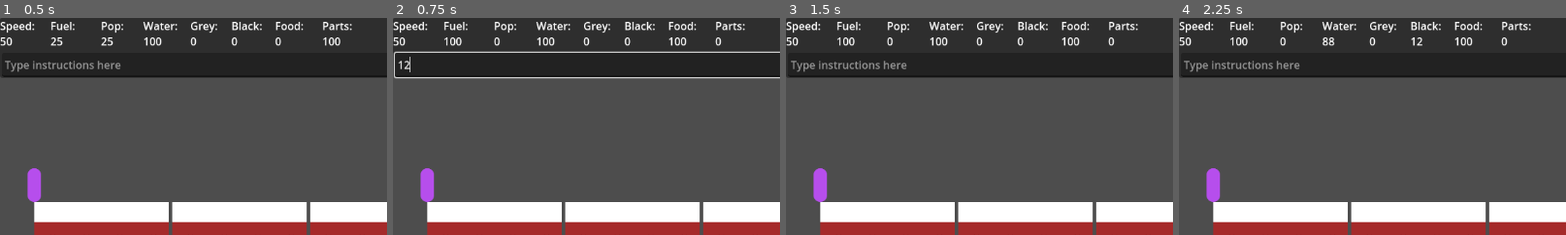
Above: before the commit, frames 1-4 (left to right).
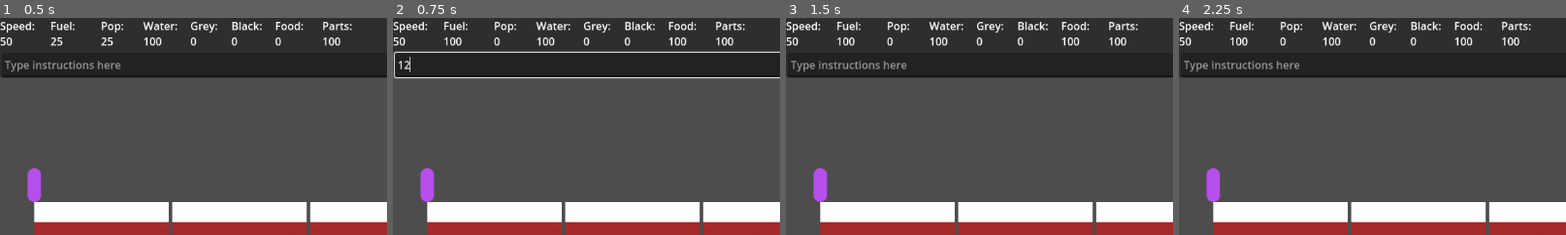
Above: after the commit, the same moments.

Repository: Sphinx111/ed_and_morgs_train_builder
Game: Godot game, scene res://Scenes/traincar.tscn
Same seed, same stepped clock (60 frames per second), same inputs: the game is played once before the commit and once after it.
Inputs (mouse positions are % of the whole screen's width and height, from its top left):
- Up to frame 1 (0.5 s): no input
- Up to frame 2 (0.75 s): click (42, 11) at 0.52 s; type "12" at 0.6 s
- Up to frame 3 (1.5 s): click "Give Order" at 1.25 s
- Up to frame 4 (2.25 s): click "Tick" at 2 s
The pictures show only the part of the screen within x 0-50%, y 0-50%; the shares and areas given below are measured in that part.

Frame 1 is identical in both runs. In frame 2, 0.1% of the frame differs, in the area x 83-88%, y 8-13%; in frame 3, 0.1%; in frame 4, 0.3%, in the area x 37-88%, y 8-13%.

Commit message:
Customers enter a module to fill needs

Diff:
--- a/PassengerMap.gd
+++ b/PassengerMap.gd
@@ -5,19 +5,15 @@
 var train = null
 
 var needsLocations = {
-	"clean_water"    : [[]],
-	"food"     : [[]],
-	"bathroom" : [[]],
-	"rest"     : [[]],
-	"social"   : [[]]
+	"thirst"    : [[]],
+	"hunger"    : [[]],
+	"rest"      : [[]],
 }
 
 var needsMaps = {
-	"water"    : [[]],
-	"food"     : [[]],
-	"bathroom" : [[]],
-	"rest"     : [[]],
-	"social"   : [[]]
+	"thirst"    : [[]],
+	"hunger"    : [[]],
+	"rest"      : [[]]
 }
 
 func set_train(newTrain : Train):
--- a/Train.gd
+++ b/Train.gd
@@ -14,25 +14,25 @@
 
 # x varieties of food
 var res = {
-	"food1" : 100,
-	"food2" : 100,
-	"food3" : 0,
-	"food4" : 0,
-	"food5" : 0,
-	"food6" : 0,
-	"clean_water" : 100,
-	"grey_water" : 0,
-	"black_water" : 0,
-	"mech_parts" : 0,
-	"speed" : 50,
-	"fuel" : 100,
-	"fertiliser" : 20,
-	"seeds1" : 10,
-	"seeds2" : 10,
-	"seeds3" : 10,
-	"seeds4" : 10,
-	"seeds5" : 10,
-	"seeds6" : 10
+	"food1" : 100.0,
+	"food2" : 100.0,
+	"food3" : 0.0,
+	"food4" : 0.0,
+	"food5" : 0.0,
+	"food6" : 0.0,
+	"clean_water" : 100.0,
+	"grey_water" : 0.0,
+	"black_water" : 0.0,
+	"mech_parts" : 100.0,
+	"speed" : 50.0,
+	"fuel" : 100.0,
+	"fertiliser" : 10.0,
+	"seeds1" : 10.0,
+	"seeds2" : 10.0,
+	"seeds3" : 0.0,
+	"seeds4" : 0.0,
+	"seeds5" : 0.0,
+	"seeds6" : 0.0
 }
 
 func _ready() -> void:
@@ -41,12 +41,12 @@
 	passengerManager = find_child("PassengersManager")
 	init_passenger_map()
 
-func get_res(key : String) -> int:
+func get_res(key : String) -> float:
 	if res.has(key):
 		return res.get(key)
 	return 0
 
-func add_res(key : String, amount : int):
+func add_res(key : String, amount : float):
 	if res.has(key):
 		res[key] = res[key] + amount
 	else:
@@ -62,14 +62,16 @@
 	if carriages.size() <= position or carriages[carNum] == null:
 		print_debug("Error: attempting to add module to nonexistent car: " + String.num_int64(carNum))
 	carriages[carNum].add_module(type, position)
-	passengerMap.update_single_type_map(type)                         # Update the passenger nav map for this type
+	for needType in carriages[carNum].modules[position].serves_needs:
+		passengerMap.update_single_type_map(needType)                         # Update the passenger nav map for this type
 
 func remove_module(carNum : int, position : int):
 	if carriages.size() <= position or carriages[carNum] == null:
 		print_debug("Error: attempting to remove module from nonexistent car: " + String.num_int64(carNum))
-	var typeToRemove : String = carriages[carNum].modules[position].type
+	var typesToRemove : Array[String] = carriages[carNum].modules[position].serves_needs.duplicate()
 	carriages[carNum].remove_module(position)
-	passengerMap.update_single_type_map(typeToRemove)                         # Update the passenger nav map for this type
+	for needsType in typesToRemove:
+		passengerMap.update_single_type_map(needsType)                         # Update the passenger nav map for this type
 
 func add_carriage(sequence : int):
 	var newCarriage = CarriageScene.instantiate()
--- a/basic_ui.gd
+++ b/basic_ui.gd
@@ -11,11 +11,14 @@
 	resource_panel_update()
 	print("Manual resource tick")
 
-func _process(delta : float) -> void:
-	time_since_update += delta
-	if time_since_update > 0.5:
-		time_since_update == 0
-		resource_panel_update()
+func _ready() -> void:
+	var update_timer : Timer = Timer.new()
+	add_child(update_timer)
+	update_timer.wait_time = 0.5
+	update_timer.one_shot = false
+	update_timer.timeout.connect(resource_panel_update)
+	update_timer.start()
+
 
 func resource_panel_update():
 	$ResourcePanel/Speed.text = "Speed: " + String.num_int64(selectedTrain.get_res("speed"))
--- a/module.gd
+++ b/module.gd
@@ -5,39 +5,38 @@
 var parentCar : TraincarBase = null
 var parentTrain : Train = null
 var type : String = "empty"
-var serves_need : String = "none"
+var serves_needs : Array[String] = []
+var service_rate : float = 0.1
 var sequence : int = 0
-var efficiency : float = 1.0
+#var efficiency : float = 1.0
 var workers_needed : int = 0
-var luxury_effect : int = 0
+
+var workers : Array[Passenger] = []
+var customers : Array[Passenger] = []
 
 var enabled : bool = true
 
+# All modules should know their parents and set position
 func _ready():
 	parentCar = get_parent()
 	parentTrain = parentCar.get_parent()
 	position.x = sequence * Globals.module_width
 
+func can_enter(myPassenger : Passenger) -> bool:
+	return true
+
+func can_serve_need(testType : String) -> bool:
+	if enabled == true and workers.size() >= workers_needed and serves_needs.has(testType):
+		return true
+	return false
+
+# For modules which produce or consume resources unrelated to presence of customers
 func resource_tick():
-	if type == "cabin":
-		serves_need = "rest"
-		if parentTrain.get_res("clean_water") >= 1:
-			parentTrain.add_res("clean_water", -1)
-			parentTrain.add_res("black_water", 1)
-		pass
-
 	if enabled == false:
 		return
-
-	if type == "kitchen":
-		serves_need = "food"
-		if parentTrain.get_res("clean_water") >= 1:
-			parentTrain.add_res("clean_water", -1)
-			parentTrain.add_res("grey_water", 1)
 	elif type == "empty":
 		pass
 	elif type == "clean_water":
-		serves_need = "clean_water"
 		# Prioritise black water first
 		if parentTrain.get_res("black_water") >= 3:
 			parentTrain.add_res("black_water", -3)
@@ -48,6 +47,7 @@
 			if amount_to_convert >= 1:
 				parentTrain.add_res("grey_water", amount_to_convert)
 				parentTrain.add_res("clean_water", amount_to_convert)
+	serve_customers()
 
 # Do anything we need before the module gets deleted
 func cleanup():
@@ -57,19 +57,52 @@
 	sequence = newSequence
 	position.x = sequence * Globals.module_width
 
-func get_service() -> Array:
-	var response : Array = [serves_need, 0]
-	var resource_available = parentTrain.res[serves_need]
-	if resource_available >= 1:
-		parentTrain.res[serves_need] -= 1
-		response[1] = max(resource_available, 1)
-	return response
+func add_customer(newCustomer : Passenger):
+	customers.append(newCustomer)
+
+func remove_customer(currentCustomer : Passenger):
+	customers.erase(currentCustomer)
+
+func serve_customers():
+	for customer in customers:
+		# For each need served here, check how much the customer wants
+		# Then consume resources to fulfill the need
+
+		# track how many needs have been satisfied out of total available, so customer will leave when needs are met
+		var needs_finished : int = 0
+		for need in serves_needs:
+			var amount : float = min(customer.needs[need], service_rate)
+			if amount == 0:
+				needs_finished += 1
+			elif amount > 0:
+				var resource_to_use : String = ""
+				if need == "thirst":
+					resource_to_use = "clean_water"
+				if need == "hunger":
+					resource_to_use = "food1"
+				if need == "rest":
+					resource_to_use = "none"
+
+				if resource_to_use != "none":
+					amount = min(parentTrain.res[resource_to_use], amount)      # Reduce amount if train has less than desired
+					parentTrain.res[resource_to_use] -= amount
+
+				if customer.adjust_need(need, amount) == 0:                     # Actually adjust the passenger's need, and get amount remaining
+					needs_finished += 1
+
+		if needs_finished >= serves_needs.size():
+			customer.exit_customer_module()
+		pass
 
 func set_type(newType : String):
 	self.type = newType
-	self.serves_need = newType
 	if newType == "clean_water":
 		$Outline.color = Color.AQUA
+		serves_needs = ["thirst"]
 	elif newType == "cabin":
 		$Outline.color = Color.BROWN
+		serves_needs = ["rest"]
+	elif newType == "kitchen":
+		$Outline.color = Color.BISQUE
+		serves_needs = ["hunger"]
 	$Label.text = newType
--- a/passenger.gd
+++ b/passenger.gd
@@ -21,13 +21,10 @@
 	"food1" : 0
 }
 
-var targetNeed = "clean_water"
+var targetNeed = "thirst"
 var needs = {
-	"clean_water" : 0.75,
-	"food" : 0.0,
-	"bathroom" : 0.0,
-	"fun" : 0.0,
-	"social" : 0.0,
+	"thirst" : 0.75,
+	"hunger" : 0.0,
 	"rest" : 0.0
 }
 
@@ -50,23 +47,36 @@
 	pass
 
 func recheck_module():
+	var direction : int = 0
+	if destination.x > self.position.x:
+		direction = 1
+	elif destination.x < self.position.x:
+		direction = -1
+	else:
+		direction = 0
 	current_module_pos = position.x
-	next_module_pos = position.x + Globals.module_width
+	next_module_pos = position.x + (Globals.module_width * direction)
 	var myLocation = parentTrain.get_trainpos_from_coords(self.position)
 	if myLocation[1] == 3:
-		next_module_pos += Globals.car_separation
+		next_module_pos += (Globals.car_separation * direction)
 	current_module = parentTrain.carriages[myLocation[0]].modules[myLocation[1]]
-	var mod_serves_need : String = current_module.serves_need
-	if needs[mod_serves_need] > Globals.passenger_consume_threshold:
-		receive_service(current_module.get_service())
+	if current_module.can_serve_need(targetNeed):
+		enter_customer_module(current_module, 1)
 	print("I'm at the " + current_module.type + " module!")
 
-func receive_service(serviceReceived : Array):
-	var type : String = serviceReceived[0]
-	var amount : float = serviceReceived[1]
-	needs[type] -= amount
-	if needs[type] < 0:
-		needs[type] = 0
+func enter_customer_module(target : ModuleBase, attemptNo : int):
+	if target.can_enter(self):
+		target.add_customer(self)
+		self.hide()
+	else:
+		destination.x += randi_range(-Globals.module_width/4, Globals.module_width/4)    # Wait in random spot outside module
+		#TODO: Start a timer to retry entering, or choose a new need
+		pick_direction()
+
+func exit_customer_module():
+	current_module.remove_customer(self)
+	self.show()
+	next_module_pos = 0.0	# Force them to re-check modules
 
 func resource_tick():
 	for key in needs.keys():
@@ -85,3 +95,8 @@
 	if distanceToTarget > 7:
 		thoughts.append("It's a long way to " + targetNeed)
 		print(thoughts[thoughts.size()-1])
+
+# adjust the need, and return the amount remaining
+func adjust_need(type : String, amount : float) -> float:
+	needs[type] = max(needs[type] - amount, 0)
+	return needs[type]
--- a/traincar.gd
+++ b/traincar.gd
@@ -52,6 +52,6 @@
 func get_type_map(need_type_to_find : String) -> Array:
 	var result = [0,0,0,0]
 	for i in range(4):
-		if modules[i].serves_need == need_type_to_find:
+		if modules[i].can_serve_need(need_type_to_find):
 			result[i] = 1
 	return result
